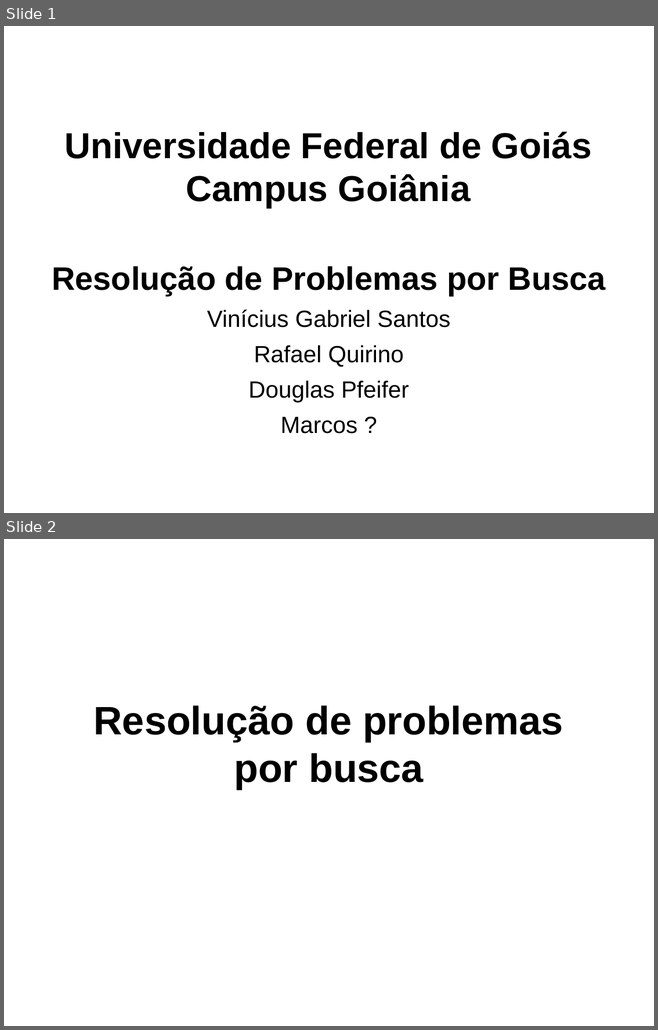
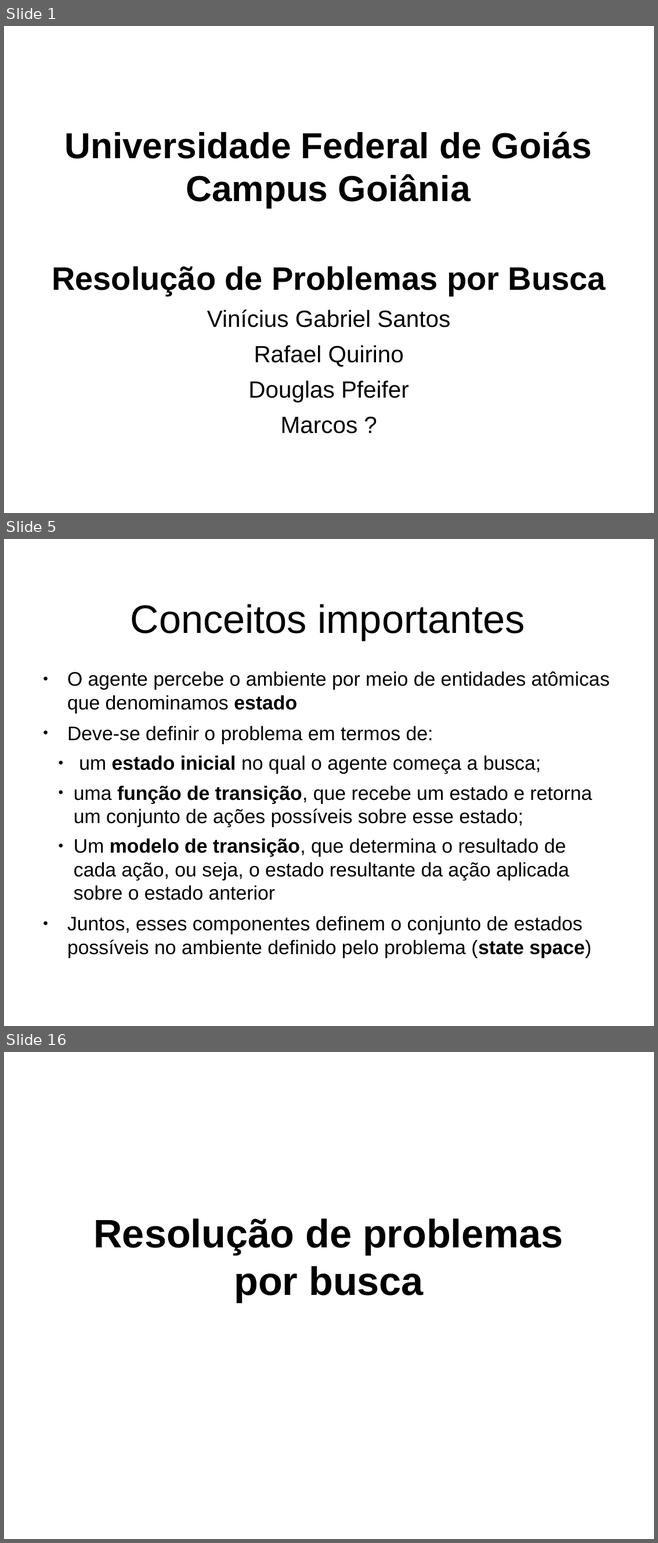
Before and after one commit to RafaelQuirino/SearchingProblems, a slide deck: slides.odp. Shown one above the other, each under a label of ours: slides 1 and 2 before the commit, slides 1, 5 and 16 after it; the slides between them are not shown. The pictures are 658x1030 and 658x1543 pixels, drawn with LibreOffice and Linux fonts; fonts in the diff are those of the drawing; background and template pictures are left out. Boxes give left, top, right and bottom in pixels: in the first picture for what was removed or moved away, otherwise in the second. Text is boxed around its words. In the diff, an @@ line names an element or a change of style, - is before the commit and + after.

```diff
--- a/slides.odp
+++ b/slides.odp
@@ slide 5 added at bbox=[4, 539, 654, 1026], background picture (left out) @@
@@ title added at bbox=[130, 604, 525, 640], 44 pt, text #000000 @@
+Conceitos importantes
@@ text added at bbox=[67, 671, 610, 935], 21.7 pt, text #000000 @@
+● O agente percebe o ambiente por meio de entidades atômicas que denominamos estado
+● Deve-se definir o problema em termos de:
+  ● um estado inicial no qual o agente começa a busca;
+  ● uma função de transição, que recebe um estado e retorna um conjunto de ações possíveis sobre esse estado;
+  ● Um modelo de transição, que determina o resultado de cada ação, ou seja, o estado resultante da ação aplicada sobre o estado anterior
+● Juntos, esses componentes definem o conjunto de estados possíveis no ambiente definido pelo problema (state space)
@@ what was slide 2 is now slide 16 @@
```
Also in this commit, not shown: 13 other slides added, 5 other files.
